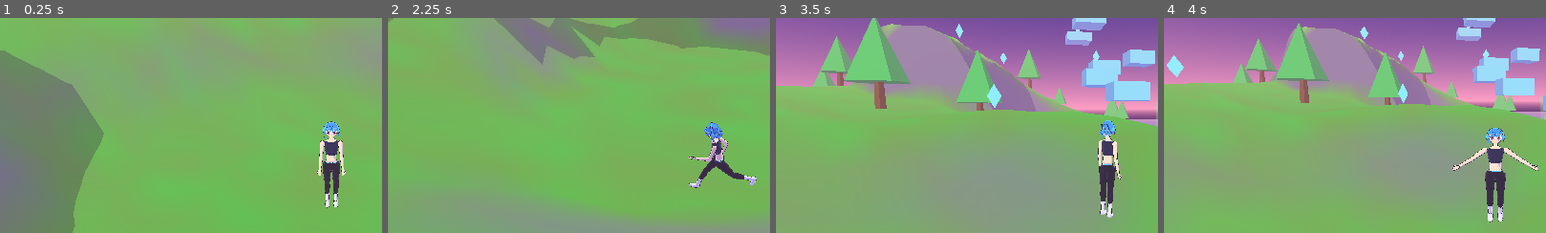
Above: before the commit, frames 1-4 (left to right).
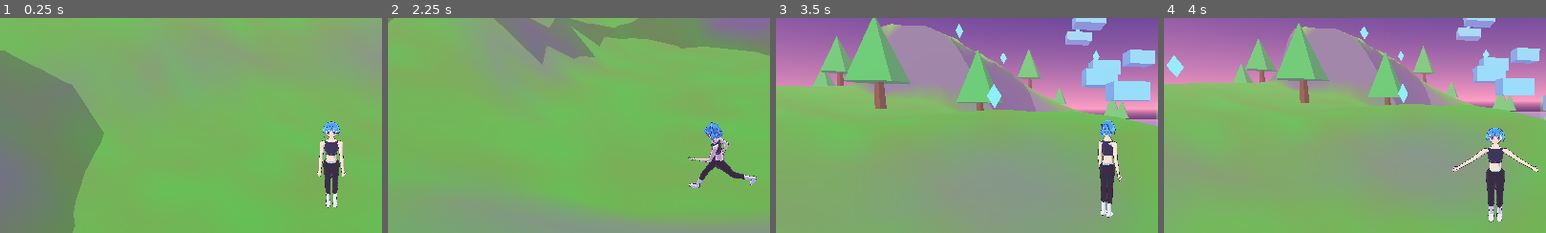
Above: after the commit, the same moments.

Repository: kutlusoy/game-quantumworld
Game: Godot game, scene res://scenes/world3d.tscn
Same seed, same stepped clock (60 frames per second), same inputs: the game is played once before the commit and once after it.
Inputs (mouse positions are % of the whole screen's width and height, from its top left):
- Up to frame 1 (0.25 s): no input
- Up to frame 2 (2.25 s): move the mouse to (45, 70) at 0.52 s; hold W 0.53-1.25 s; hold G 0.53-1.25 s; click (45, 70) at 0.67 s; tap Space at 0.77 s; drag from (80, 65) to (45, 70) at 1.27 s; move the mouse to (20, 35) at 2.02 s; hold Left from 2.03 s (still down); hold Q from 2.03 s (still down)
- Up to frame 3 (3.5 s): release Left at 2.75 s; release Q at 2.75 s; drag from (55, 50) to (20, 35) at 2.77 s
- Up to frame 4 (4 s): move the mouse to (35, 25) at 3.52 s; hold S from 3.53 s (still down); hold G from 3.53 s (still down); tap Space at 3.77 s
The pictures show only the part of the screen within x 7-57%, y 22-72%; the shares and areas given below are measured in that part.

The runs differ from the first frame. In frame 1, 0.3% of the frame differs, in the area x 83-91%, y 55-89%; in frame 2, 0.4%; in frame 3, 0.3%; in frame 4, 0.6%, in the area x 75-98%, y 58-96%.

Commit message:
Smooth body transitions in the avatar: wider hips, shoulder yoke, trapezius, rounded neck and limb ends, no joint balls

Diff:
--- a/scripts/world3d/anime_avatar.gd
+++ b/scripts/world3d/anime_avatar.gd
@@ -87,10 +87,10 @@
 		"s": s, "m": m, "muscle": muscle, "curve": curve,
 		"thigh": 0.42 * s, "shin": 0.40 * s,
 		"hip_y": (0.82 * s) + 0.085,
-		"hip_x": 0.088 if m else 0.082,
+		"hip_x": 0.072 if m else 0.068,
 		"spine": 0.10 * s, "chest": 0.17 * s,
 		"sh_x": (0.19 + 0.02 * muscle) if m else 0.158,
-		"sh_up": 0.17 * s, "neck_up": 0.2 * s, "neck_len": 0.085 * s,
+		"sh_up": 0.15 * s, "neck_up": 0.2 * s, "neck_len": 0.085 * s,
 		"ua": 0.27 * s, "fa": 0.25 * s,
 	}
 
@@ -190,7 +190,7 @@
 	var p3: Array = keys[mini(k + 2, m - 1)]
 	return [y, _cr(p0[1], p1[1], p2[1], p3[1], t), _cr(p0[2], p1[2], p2[2], p3[2], t), _cr(p0[3], p1[3], p2[3], p3[3], t)]
 
-func _ring_tube(mb, keys: Array, y_hi: float, y_lo: float, origin_y: float, color_fn: Callable, step: float, segs: int, breaks: Array = []) -> void:
+func _ring_tube(mb, keys: Array, y_hi: float, y_lo: float, origin_y: float, color_fn: Callable, step: float, segs: int, breaks: Array = [], round_mask: int = 3, grow: float = 0.0) -> void:
 	var n := maxi(int(ceil((y_hi - y_lo) / step)), 1)
 	var vals := []
 	for i in n + 1:
@@ -217,9 +217,9 @@
 			seen[key] = true
 		var pr := _prof_at(keys, v)
 		pts.append(Vector3(0, v - origin_y, pr[3]))
-		radii.append(Vector2(pr[1], pr[2]))
+		radii.append(Vector2(pr[1] + grow, pr[2] + grow))
 		cols.append(color_fn.call(cy))
-	mb.tube(pts, radii, Color.WHITE, segs, true, true, cols)
+	mb.tube(pts, radii, Color.WHITE, segs, true, true, cols, round_mask)
 
 func _limb_keys(rows: Array, length: float, scale: float = 1.0) -> Array:
 	var out := []
@@ -234,13 +234,13 @@
 	var rows: Array
 	if _d["m"]:
 		rows = [
-			[-0.11, 0.096, 0.074, 0.0], [-0.04, 0.116, 0.086, -0.003], [0.03, 0.11, 0.082, 0.0],
+			[-0.11, 0.096, 0.074, 0.0], [-0.04, 0.13, 0.088, -0.003], [0.03, 0.12, 0.084, 0.0],
 			[0.13, 0.106, 0.079, 0.0], [0.22, 0.122, 0.088, 0.004], [0.30, 0.145 + 0.02 * mu, 0.098 + 0.006 * mu, 0.012],
 			[0.37, 0.158 + 0.03 * mu, 0.091, 0.006], [0.43, 0.166 + 0.03 * mu, 0.08, 0.0],
 			[0.47, 0.112, 0.064, 0.0], [0.5, 0.062, 0.054, 0.0]]
 	else:
 		rows = [
-			[-0.11, 0.092, 0.07, 0.0], [-0.04, 0.112 + 0.014 * curve, 0.086 + 0.004 * curve, -0.005], [0.03, 0.108, 0.08, -0.002],
+			[-0.11, 0.092, 0.07, 0.0], [-0.04, 0.124 + 0.014 * curve, 0.088 + 0.004 * curve, -0.005], [0.03, 0.116, 0.082, -0.002],
 			[0.13, 0.088 - 0.008 * curve, 0.064, 0.0], [0.22, 0.095, 0.07, 0.003], [0.30, 0.112, 0.082 + 0.004 * curve, 0.008 + 0.004 * curve],
 			[0.37, 0.121, 0.082, 0.005], [0.43, 0.13, 0.073, 0.0],
 			[0.47, 0.098, 0.06, 0.0], [0.5, 0.055, 0.05, 0.0]]
@@ -270,7 +270,7 @@
 func _build_pelvis() -> void:
 	var s: float = _d["s"]
 	var mb := MeshKit.new()
-	_ring_tube(mb, _torso_keys(), 0.075 * s, -0.11 * s, 0.0, _torso_color, 0.035 * s, 18, [0.045 * s, 0.062 * s])
+	_ring_tube(mb, _torso_keys(), 0.075 * s, -0.11 * s, 0.0, _torso_color, 0.035 * s, 18, [0.045 * s, 0.062 * s], 2)
 	_node(hips, mb, _toon)
 
 func _leg_color_fn(shorts: bool, th: float, sh: float, part: String) -> Callable:
@@ -306,12 +306,10 @@
 		var thigh := _pivot(hips, Vector3(side * _d["hip_x"], 0, 0), "thigh_" + tag)
 		var mb := MeshKit.new()
 		_ring_tube(mb, tk, 0.0, -th, 0.0, _leg_color_fn(shorts, th, sh, "thigh"), th / 6.0, 14, [-th * 0.5] if shorts else [])
-		mb.ellipsoid(Vector3(0, -0.02, 0), Vector3(0.062, 0.058, 0.066) * big, pants, 10, 14)
 		_node(thigh, mb, _toon)
 		var knee := _pivot(thigh, Vector3(0, -th, 0), "knee_" + tag)
 		var kb := MeshKit.new()
 		_ring_tube(kb, sk, 0.0, -sh, 0.0, _leg_color_fn(shorts, th, sh, "shin"), sh / 7.0, 14, [-sh * 0.55])
-		kb.ellipsoid(Vector3.ZERO, Vector3(0.048, 0.046, 0.05) * big, skin if shorts else pants, 8, 12)
 		_node(knee, kb, _toon)
 		var ankle := _pivot(knee, Vector3(0, -sh, 0), "ankle_" + tag)
 		var fb := MeshKit.new()
@@ -331,21 +329,28 @@
 	var breaks := [0.045 * s, 0.062 * s, 0.215 * s, 0.472 * s]
 	var spine := _pivot(hips, Vector3(0, o_spine, 0), "spine")
 	var wb := MeshKit.new()
-	_ring_tube(wb, keys, o_chest + 0.02, 0.065 * s, o_spine, _torso_color, 0.035 * s, 18, breaks)
+	_ring_tube(wb, keys, o_chest + 0.02, 0.065 * s, o_spine, _torso_color, 0.035 * s, 18, breaks, 0)
 	if "coat" in params["accessories"]:
 		_tube_ys(wb, [-0.04, -0.2, -0.42, -0.62], [Vector2(0.12, 0.092), Vector2(0.15, 0.11), Vector2(0.19, 0.125), Vector2(0.21, 0.135)], jacket.darkened(0.1), 18)
 		_tube_ys(wb, [-0.6, -0.625], [Vector2(0.209, 0.134), Vector2(0.213, 0.138)], params["trim"], 18)
 	_node(spine, wb, _toon)
 	var chest := _pivot(spine, Vector3(0, _d["chest"], 0), "chest")
 	var cb := MeshKit.new()
-	_ring_tube(cb, keys, 0.5 * s, o_chest - 0.02, o_chest, _torso_color, 0.03 * s, 18, breaks)
+	_ring_tube(cb, keys, 0.5 * s, o_chest - 0.02, o_chest, _torso_color, 0.03 * s, 18, breaks, 1, 0.0015)
+	var sleeves_s: String = _p("sleeves", "long")
+	var yoke_col: Color = jacket if sleeves_s == "long" or sleeves_s == "short" else skin
+	cb.ellipsoid(Vector3(0, _d["sh_up"], -0.004), Vector3(_d["sh_x"] + 0.002, 0.044, 0.062), yoke_col, 12, 20)
+	var top_s: String = _p("top", "jacket")
+	var trap_col: Color = skin if top_s == "crop" or top_s == "tank" else params["trim"]
+	for side in [-1.0, 1.0]:
+		cb.ellipsoid(Vector3(side * 0.07, _d["neck_up"] - 0.045, -0.01), Vector3(0.075, 0.032, 0.052), trap_col, 10, 16)
 	_node(chest, cb, _toon)
 	for side in [-1.0, 1.0]:
 		_build_arm(chest, side)
 	var neck := _pivot(chest, Vector3(0, _d["neck_up"], 0), "neck")
 	var nb := MeshKit.new()
 	var nr := 0.047 if m else 0.034
-	_tube_ys(nb, [-0.02, 0.0, _d["neck_len"] + 0.03], [Vector2(nr * 1.2, nr * 1.15), Vector2(nr * 1.1, nr * 1.08), Vector2(nr, nr)], skin, 12)
+	nb.tube([Vector3(0, -0.03, 0), Vector3(0, 0.0, 0), Vector3(0, _d["neck_len"] + 0.03, 0)], [Vector2(nr * 1.35, nr * 1.25), Vector2(nr * 1.1, nr * 1.08), Vector2(nr, nr)], skin, 12, false, false, [], 3)
 	_node(neck, nb, _face)
 	var head := _pivot(neck, Vector3(0, _d["neck_len"], 0), "head")
 	head_node = Node3D.new()
@@ -393,7 +398,6 @@
 	var eb := MeshKit.new()
 	var frows: Array = [[0.0, 0.04, 0.04], [0.25, 0.044, 0.042], [0.7, 0.03, 0.028], [1.0, 0.024, 0.022]] if m else [[0.0, 0.029, 0.029], [0.25, 0.03, 0.029], [0.7, 0.023, 0.021], [1.0, 0.019, 0.017]]
 	_ring_tube(eb, _limb_keys(frows, fa, k if m else 1.0), 0.0, -fa, 0.0, _arm_color_fn(sleeves, fa, "fore"), fa / 5.0, 12, [-fa + 0.04] if sleeves == "long" else [])
-	eb.ellipsoid(Vector3.ZERO, Vector3(0.031, 0.031, 0.031) * (1.0 + (0.2 * mu if m else 0.0)), jacket if sleeves == "long" else skin, 8, 12)
 	_node(elbow, eb, _toon)
 	var wrist := _pivot(elbow, Vector3(0, -fa, 0), "wrist_" + tag)
 	_node(wrist, _hand_mesh(side), _toon)
